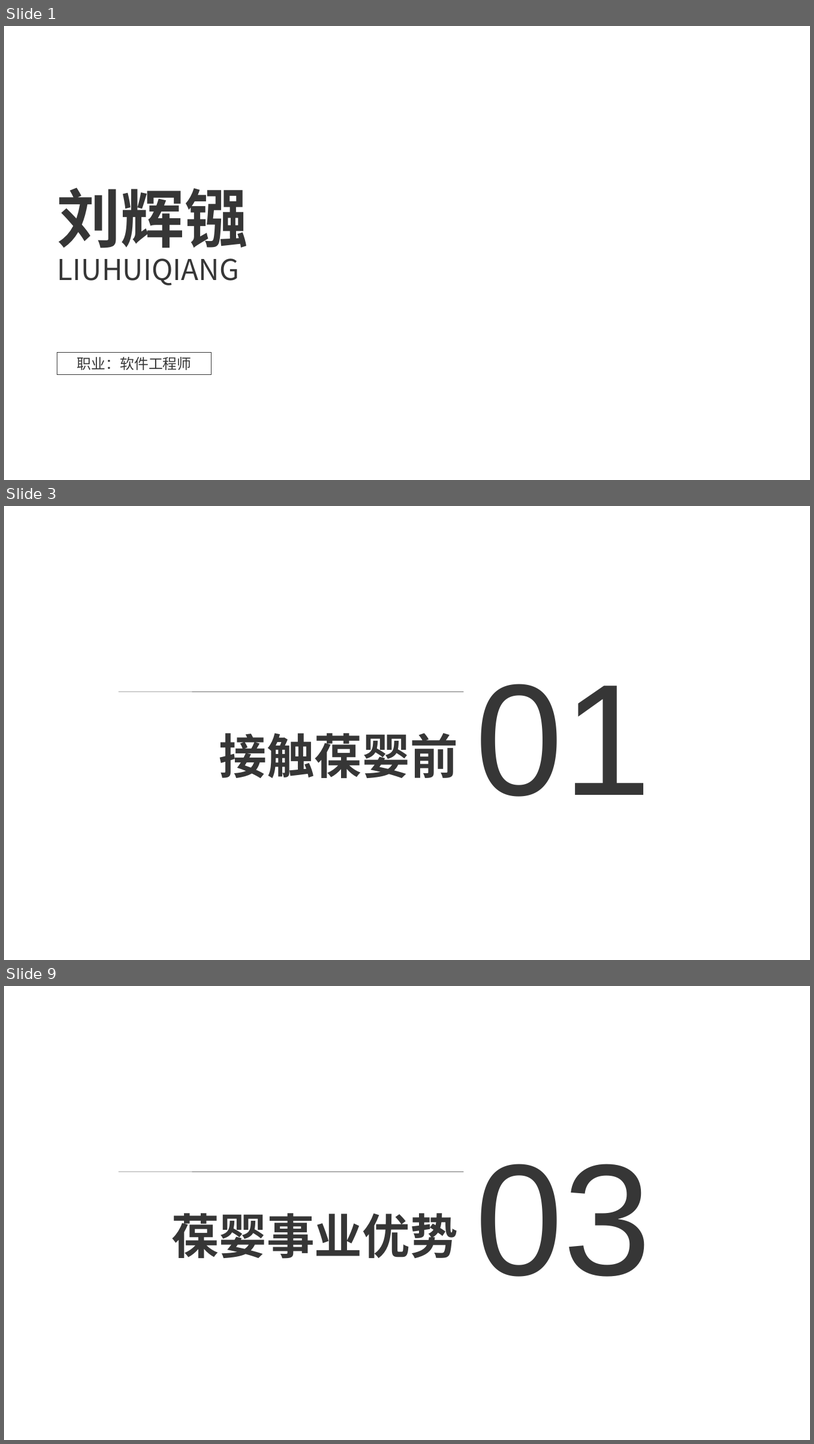
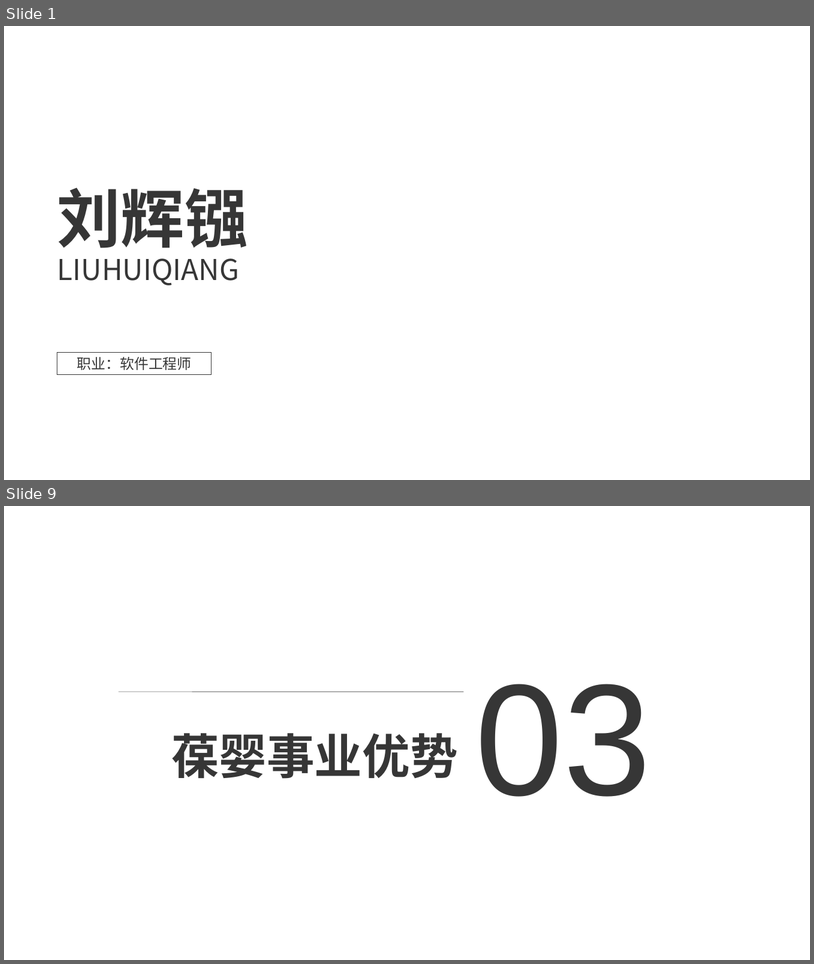
Before and after one commit to ForeverBadBoy/gradle-rabbitmq, a slide deck: src/main/resources/自我介绍.pptx. Shown one above the other, each under a label of ours: slides 1, 3 and 9 before the commit, slides 1 and 9 after it; the slides between them are not shown. The pictures are 814x1444 and 814x964 pixels, drawn with LibreOffice and Linux fonts; fonts in the diff are those of the drawing; background and template pictures are left out. Boxes give left, top, right and bottom in pixels: in the first picture for what was removed or moved away, otherwise in the second. Text is boxed around its words. In the diff, an @@ line names an element or a change of style, - is before the commit and + after.

```diff
--- a/src/main/resources/自我介绍.pptx
+++ b/src/main/resources/自我介绍.pptx
@@ slide 3 removed at (4,506,810,960), background #FFFFFF @@
@@ text removed at (475,684,651,796) @@
-01
@@ line removed from (119, 691) to (464, 692) @@
@@ text removed at (219,733,458,778) @@
-接触葆婴前
```
Also in this commit, not shown: 6 slides changed, 2 slides added, 4 other slides removed.
